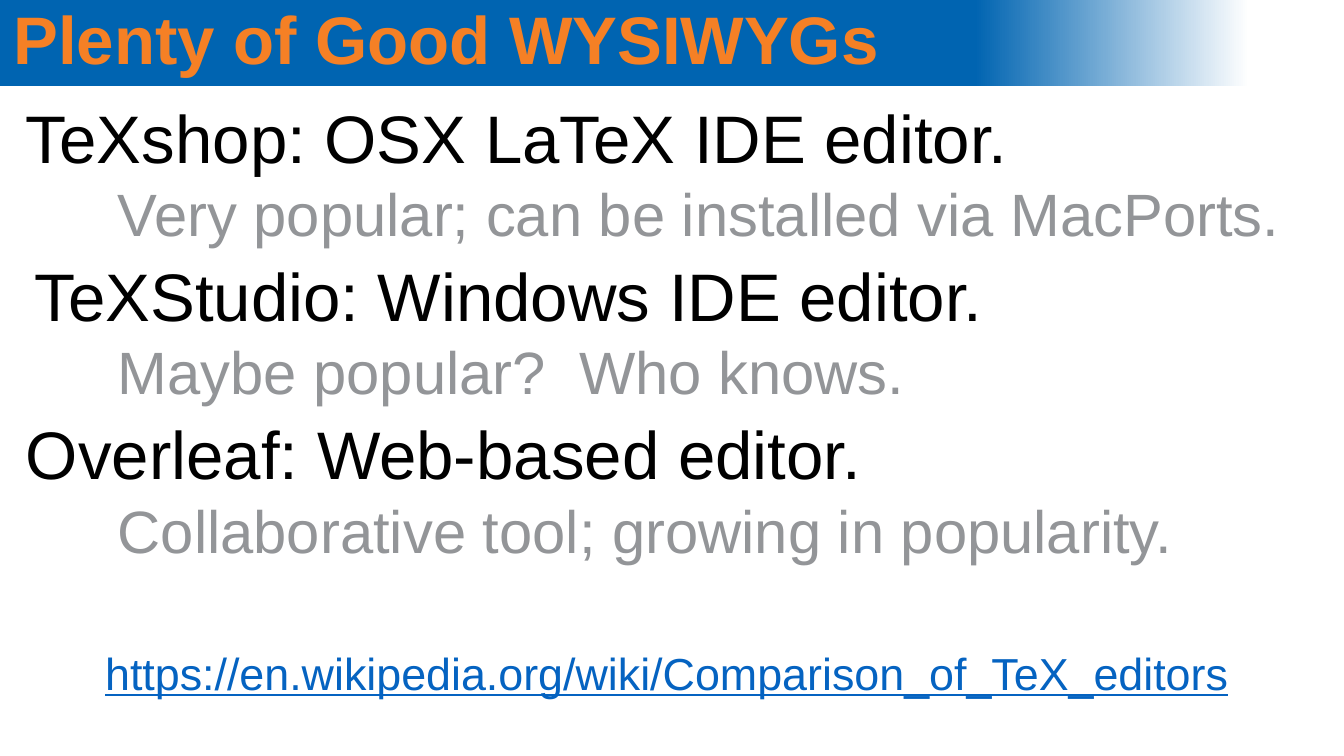
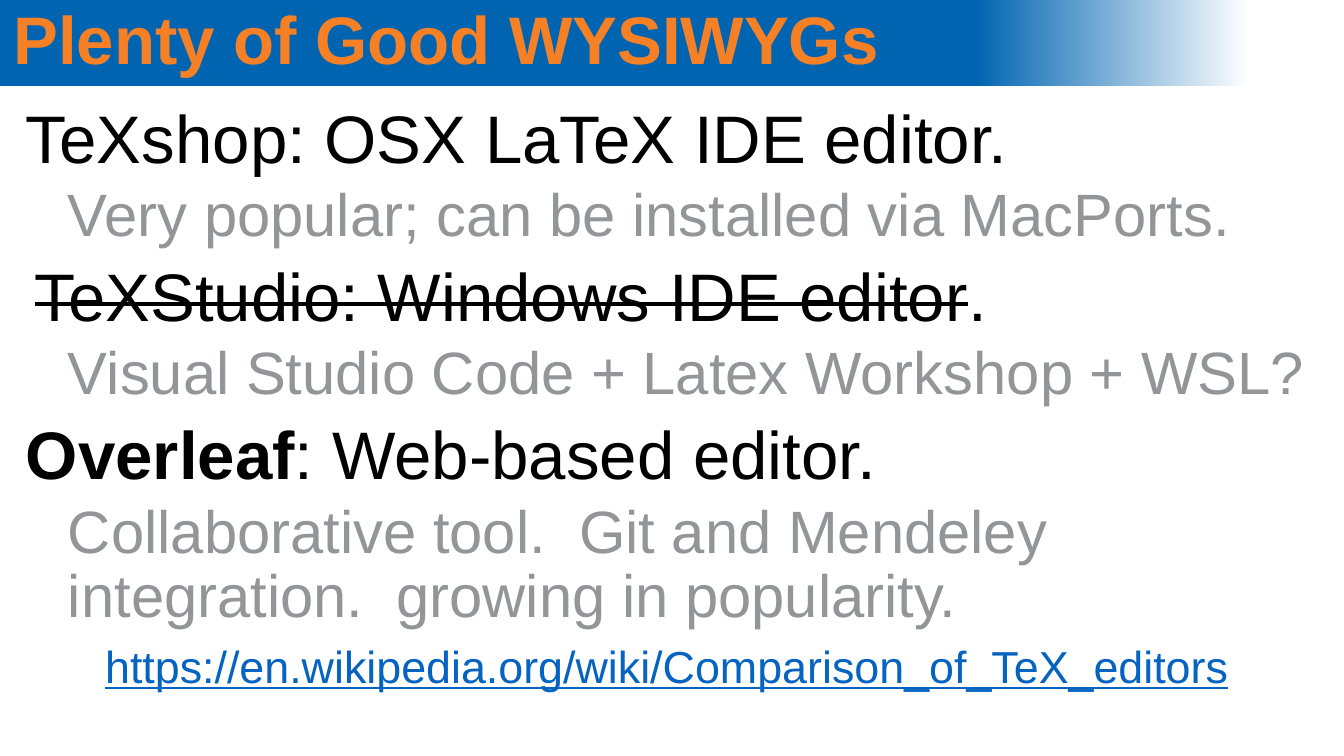
Before and after one commit to spacecataz/sciprog_teaching, a slide deck: slide 6 of LaTeX/latex_intro.pptx (slide 5 before the commit). Drawn at 1344x756 pixels with LibreOffice and Linux fonts; fonts in the diff are those of the drawing; background and template pictures are left out. Boxes give left, top, right and bottom in pixels: in the first picture for what was removed or moved away, otherwise in the second. Text is boxed around its words. In the diff, an @@ line names an element or a change of style, - is before the commit and + after.

```diff
--- a/LaTeX/latex_intro.pptx
+++ b/LaTeX/latex_intro.pptx
@@ text at (26,193,1230,480): strikethrough on in "TeXStudio: Windows IDE editor."; bold on in "Overleaf:"; indent changed @@
@@ text at (68,351,1304,406): text changed @@
-  Maybe popular? Who knows.
+  Visual Studio Code + Latex Workshop + WSL?
@@ text at (68,510,1047,629): text changed @@
-  Collaborative tool; growing in popularity.
+  Collaborative tool. Git and Mendeley integration. growing in popularity.
```
Also in this commit, not shown: 6 other slides changed, 1 slide added.
